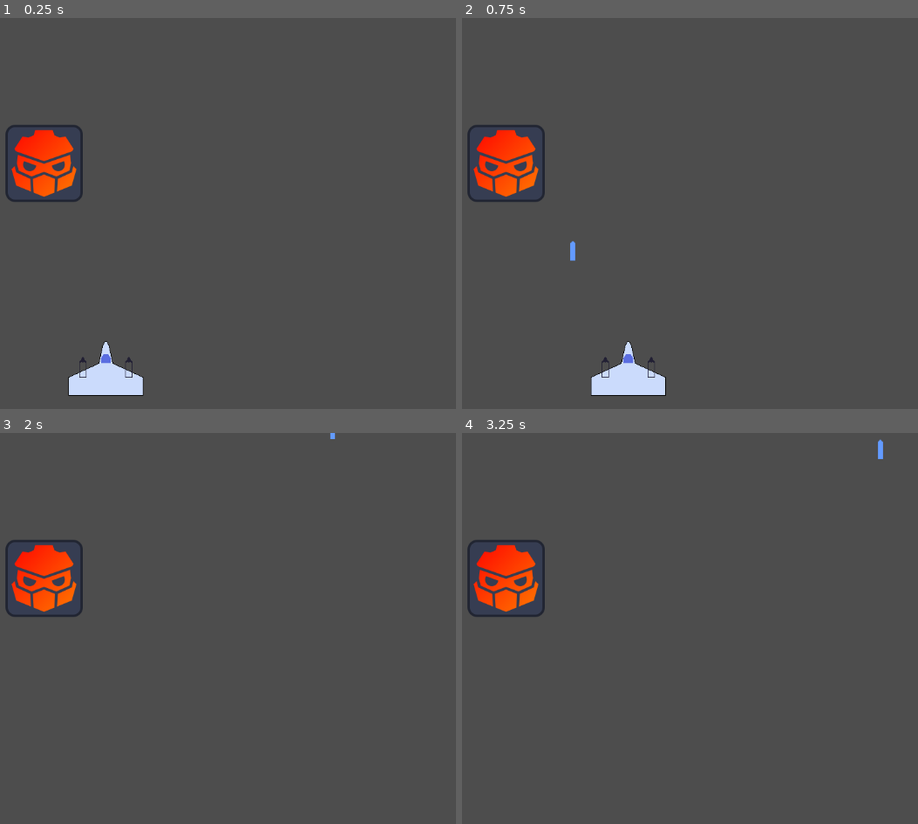
Above: before the commit, frames 1-4 (two rows, left to right).
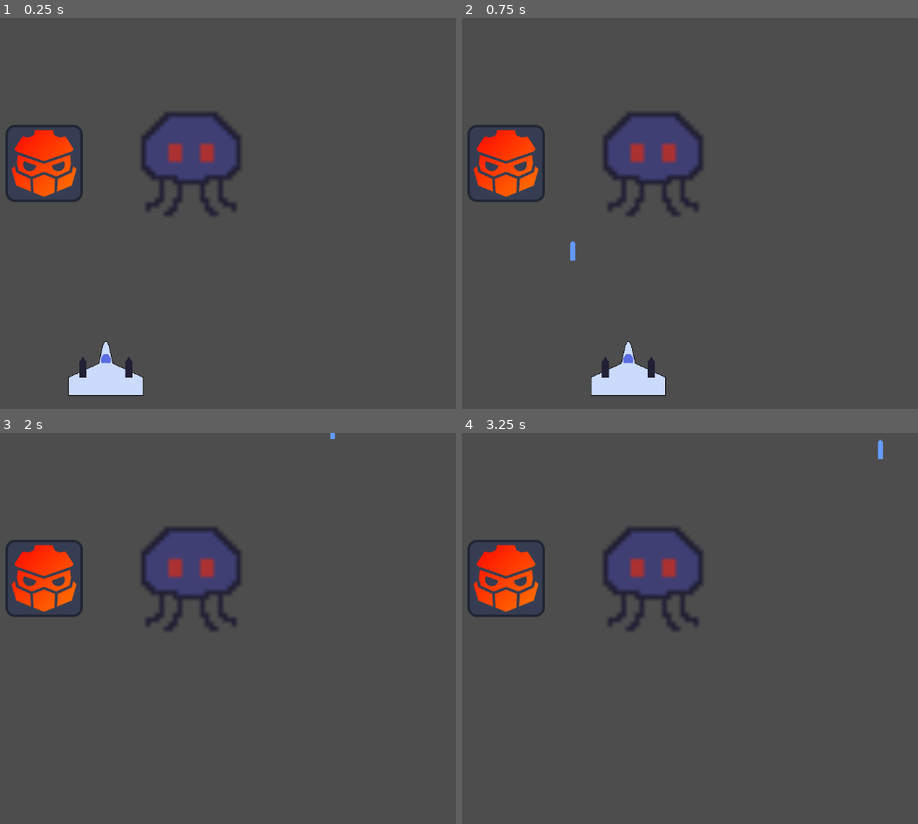
Above: after the commit, the same moments.

Repository: Tamicktom/simple-space-shooter
Game: Godot game, scene res://levels/level-1.tscn
Same seed, same stepped clock (60 frames per second), same inputs: the game is played once before the commit and once after it.
Inputs (mouse positions are in pixels of both pictures, inside the frame that each line leads up to):
- Up to frame 1 (0.25 s): no input
- Up to frame 2 (0.75 s): tap Enter at 0.5 s; move the mouse to (721, 193) at 0.52 s; press the mouse at (721, 193) at 0.53 s; hold Right (right) from 0.53 s (still down)
- Up to frame 3 (2 s): move the mouse to (outside the picture) at 1.27 s; release Right (right) at 1.28 s; release the mouse at (outside the picture) at 1.28 s; hold Down (down) from 1.28 s (still down); click (outside the picture) at 1.35 s
- Up to frame 4 (3.25 s): move the mouse to (639, 542) at 2.02 s; release Down (down) at 2.03 s; press the mouse at (639, 542) at 2.03 s; hold Right (right) 2.03-2.78 s; move the mouse to (534, 706) at 2.77 s; release the mouse at (534, 706) at 2.78 s; hold W (up) from 2.78 s (still down); click (534, 706) at 2.85 s

The runs differ from the first frame. In frame 1, 3.8% of the frame differs, in the area x 17-53%, y 24-92%; in frame 2, 3.9%, in the area x 30-53%, y 24-92%; in frame 3, 3.7%; in frame 4, 3.7%.

Commit message:
composition

Diff:
--- a/components/health_component.gd
+++ b/components/health_component.gd
@@ -1,10 +1,13 @@
 extends Node
 
-class_name Health;
+class_name HealthComponent;
+
 @export var MAX_HEALTH: int = 100;
 @onready var health: int = MAX_HEALTH;
 
 func damage(attack_damage: int) -> void:
+	# get parent node name
+	print(get_parent().name, " took ", attack_damage, " damage");
 	health -= attack_damage;
 	if health <= 0:
 		get_parent().queue_free();
--- a/components/hitbox_component.gd
+++ b/components/hitbox_component.gd
@@ -2,7 +2,7 @@
 
 class_name HitboxComponent;
 
-@export var health_component: Health;
+@export var health_component: HealthComponent;
 
 func damage(attack_damage: int) -> void:
 	if health_component:
--- /dev/null
+++ b/enemies/monster.tscn
@@ -0,0 +1,33 @@
+[gd_scene load_steps=5 format=3 uid="uid://dlyg7spmllrw4"]
+
+[ext_resource type="Texture2D" uid="uid://dqp8j2mbaidfs" path="res://raw-sprites/enemy-1.png" id="1_nl03e"]
+[ext_resource type="PackedScene" uid="uid://bienh027tg8a2" path="res://components/HealthComponent.tscn" id="2_ibo3u"]
+[ext_resource type="PackedScene" uid="uid://qxuolg0mht4v" path="res://components/HitboxComponent.tscn" id="3_dw3t3"]
+
+[sub_resource type="CapsuleShape2D" id="CapsuleShape2D_pa4op"]
+radius = 7.0
+height = 22.0
+
+[node name="Monster" type="CharacterBody2D"]
+collision_layer = 2
+collision_mask = 17
+
+[node name="Sprite2D" type="Sprite2D" parent="."]
+texture = ExtResource("1_nl03e")
+
+[node name="CollisionShape2D" type="CollisionShape2D" parent="."]
+position = Vector2(0, -2)
+rotation = 1.5708
+shape = SubResource("CapsuleShape2D_pa4op")
+
+[node name="HealthComponent" parent="." instance=ExtResource("2_ibo3u")]
+
+[node name="HitboxComponent" parent="." node_paths=PackedStringArray("health_component") instance=ExtResource("3_dw3t3")]
+collision_layer = 2
+collision_mask = 17
+health_component = NodePath("../HealthComponent")
+
+[node name="CollisionShape2D" type="CollisionShape2D" parent="HitboxComponent"]
+position = Vector2(0, -2)
+rotation = 1.5708
+shape = SubResource("CapsuleShape2D_pa4op")
--- a/levels/level-1.tscn
+++ b/levels/level-1.tscn
@@ -1,8 +1,9 @@
-[gd_scene load_steps=5 format=3 uid="uid://b6us5vgyknhdh"]
+[gd_scene load_steps=6 format=3 uid="uid://b6us5vgyknhdh"]
 
 [ext_resource type="Script" path="res://levels/level_1.gd" id="1_jcfxw"]
 [ext_resource type="PackedScene" uid="uid://jheooagu58jl" path="res://player/player.tscn" id="1_ov2os"]
 [ext_resource type="Texture2D" uid="uid://qkvvgoml3wmw" path="res://icon.svg" id="2_lwl2t"]
+[ext_resource type="PackedScene" uid="uid://dlyg7spmllrw4" path="res://enemies/monster.tscn" id="4_a6tn4"]
 
 [sub_resource type="RectangleShape2D" id="RectangleShape2D_22mwg"]
 size = Vector2(74, 135)
@@ -21,20 +22,26 @@
 
 [node name="Projectiles" type="Node2D" parent="."]
 
-[node name="Node2D" type="Node2D" parent="."]
+[node name="enemies" type="Node2D" parent="."]
 
-[node name="RightBarrier" type="StaticBody2D" parent="Node2D"]
+[node name="Monster" parent="enemies" instance=ExtResource("4_a6tn4")]
+position = Vector2(138, -93)
+scale = Vector2(7.48, 7.48)
+
+[node name="barriers" type="Node2D" parent="."]
+
+[node name="RightBarrier" type="StaticBody2D" parent="barriers"]
 position = Vector2(-530, 247)
 collision_layer = 8
 
-[node name="CollisionShape2D" type="CollisionShape2D" parent="Node2D/RightBarrier"]
+[node name="CollisionShape2D" type="CollisionShape2D" parent="barriers/RightBarrier"]
 shape = SubResource("RectangleShape2D_22mwg")
 
-[node name="LeftBarrier" type="StaticBody2D" parent="Node2D"]
+[node name="LeftBarrier" type="StaticBody2D" parent="barriers"]
 position = Vector2(532, 250)
 collision_layer = 8
 
-[node name="CollisionShape2D" type="CollisionShape2D" parent="Node2D/LeftBarrier"]
+[node name="CollisionShape2D" type="CollisionShape2D" parent="barriers/LeftBarrier"]
 shape = SubResource("RectangleShape2D_22mwg")
 
 [connection signal="shoot_laser" from="Player" to="." method="_on_player_shoot_laser"]
--- a/player/player.gd
+++ b/player/player.gd
@@ -25,7 +25,7 @@
 	move_and_slide();
 
 func shoot():
-	print("Player has soot");
+	print("Player has shoot");
 	emit_signal("shoot_laser", position);
 
 
--- a/player/player.tscn
+++ b/player/player.tscn
@@ -1,7 +1,9 @@
-[gd_scene load_steps=3 format=3 uid="uid://jheooagu58jl"]
+[gd_scene load_steps=5 format=3 uid="uid://jheooagu58jl"]
 
 [ext_resource type="Texture2D" uid="uid://60oh0xnfm2di" path="res://raw-sprites/space-ship.png" id="1_nvc0m"]
 [ext_resource type="Script" path="res://player/player.gd" id="1_r72me"]
+[ext_resource type="PackedScene" uid="uid://bienh027tg8a2" path="res://components/HealthComponent.tscn" id="3_g7ya6"]
+[ext_resource type="PackedScene" uid="uid://qxuolg0mht4v" path="res://components/HitboxComponent.tscn" id="4_qv1r1"]
 
 [node name="Player" type="CharacterBody2D"]
 collision_mask = 15
@@ -11,6 +13,7 @@
 texture = ExtResource("1_nvc0m")
 
 [node name="CollisionPolygon2D" type="CollisionPolygon2D" parent="."]
+visible = false
 polygon = PackedVector2Array(-61, 57, -61, 27, -12, 4, -6, -20, -1, -32, 2, -32, 6, -20, 11, 4, 61, 27, 61, 56)
 
 [node name="Timers" type="Node" parent="."]
@@ -18,4 +21,11 @@
 [node name="AttackCooldown" type="Timer" parent="Timers"]
 wait_time = 0.25
 
+[node name="HealthComponent" parent="." instance=ExtResource("3_g7ya6")]
+
+[node name="HitboxComponent" parent="." instance=ExtResource("4_qv1r1")]
+
+[node name="CollisionPolygon2D" type="CollisionPolygon2D" parent="HitboxComponent"]
+polygon = PackedVector2Array(-61, 56, -61, 27, -11, 4, -5, -25, -2, -32, 2, -32, 5, -25, 11, 4, 61, 27, 61, 56)
+
 [connection signal="timeout" from="Timers/AttackCooldown" to="." method="_on_attack_cooldown_timeout"]
--- a/scenes/projectiles/laser.gd
+++ b/scenes/projectiles/laser.gd
@@ -15,5 +15,8 @@
 func _on_self_destruction_timer_timeout() -> void:
 	queue_free(); # Remove the laser from the scene if it's not destroyed by a collision
 
-func _on_body_entered(body: Node2D) -> void:
-	print("Laser hit: ", body);
+func _on_area_entered(area: Area2D) -> void:
+	print("entered area: ", area);
+	if area.has_method("damage"):
+		area.damage(damage);
+	queue_free();
--- a/scenes/projectiles/laser.tscn
+++ b/scenes/projectiles/laser.tscn
@@ -23,5 +23,6 @@
 wait_time = 3.0
 one_shot = true
 
+[connection signal="area_entered" from="." to="." method="_on_area_entered"]
 [connection signal="body_entered" from="." to="." method="_on_body_entered"]
 [connection signal="timeout" from="SelfDestructionTimer" to="." method="_on_self_destruction_timer_timeout"]
Binary file added: raw-sprites/enemy-1.aseprite
Binary file added: raw-sprites/enemy-1.png
Not shown, added: raw-sprites/enemy-1.png.import
Binary file changed: raw-sprites/space-ship.aseprite
Binary file changed: raw-sprites/space-ship.png
